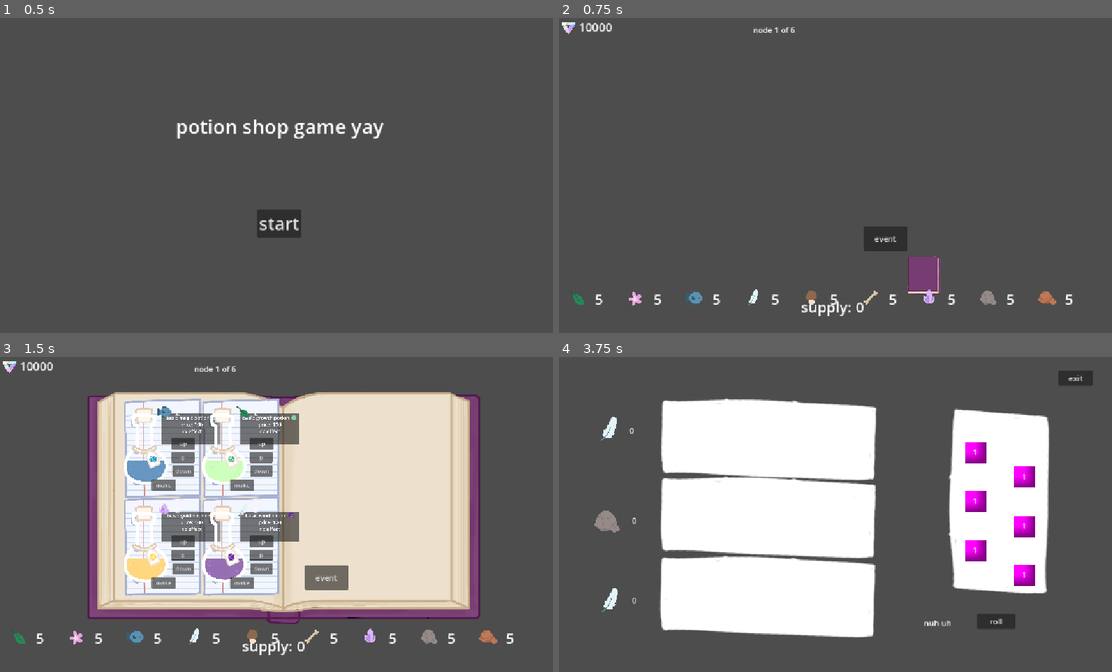
Above: before the commit, frames 1-4 (two rows, left to right).
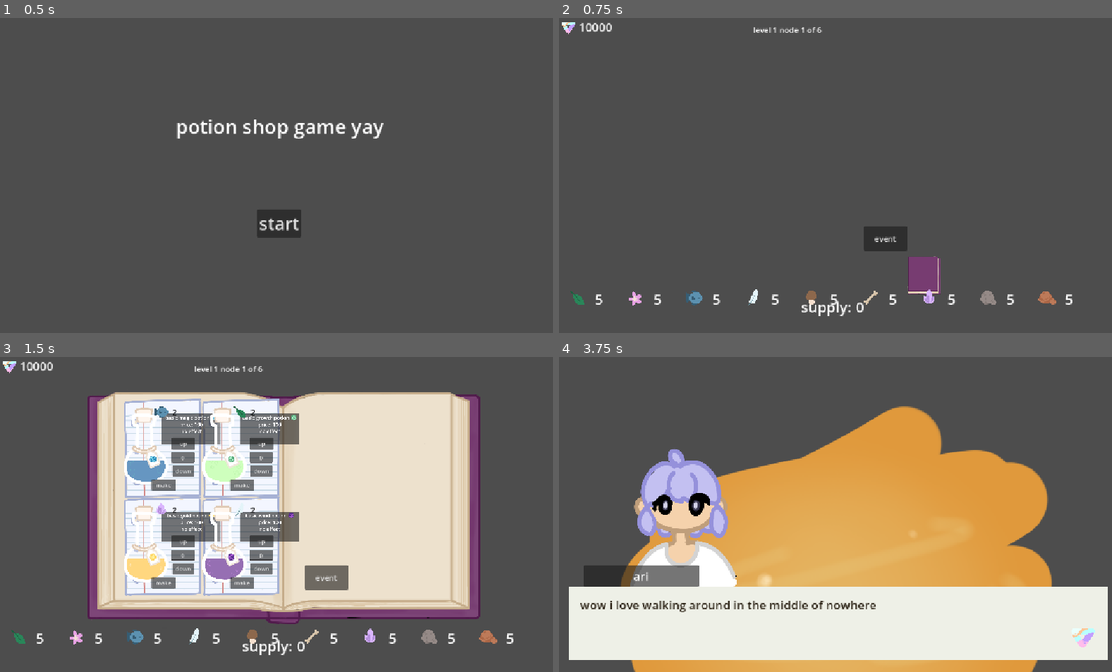
Above: after the commit, the same moments.

Repository: clairewsu/game
Game: Godot game, scene res://scenes/home.tscn
Two runs of this game, one before a commit and one after it. Both use one fixed random seed, a clock stepped at 60 frames per second and the inputs below. Before the commit the project starts from res://resources/encounters/home.tscn. The engine's default icon, where the game draws it, is replaced by a stand-in: a white triangle on a blue panel in a dark square.
Inputs (mouse positions are in pixels of both pictures, inside the frame that each line leads up to):
- Up to frame 1 (0.5 s): no input
- Up to frame 2 (0.75 s): click "start" at 0.5 s
- Up to frame 3 (1.5 s): click (364, 612) at 1.25 s
- Up to frame 4 (3.75 s): click "event" at 2 s; click (641, 514) at 2.75 s, where only the run after the commit has a clickable "encounter"; tap Enter (enter) at 3.5 s; move the mouse to (962, 498) at 3.52 s; hold Left (l) from 3.53 s (still down)

Frame 1 is identical in both runs. In frame 2, 0.1% of the frame differs, in the area x 35-48%, y 2-5%; in frame 3, 0.3%; in frame 4, 62%, in the area x 1-100%, y 4-100%.

Commit message:
fixed some bugs

Diff:
--- a/resources/encounters/home.tscn
+++ b/scenes/home.tscn
@@ -1,6 +1,6 @@
 [gd_scene format=3 uid="uid://coeroqjb8wdpc"]
 
-[ext_resource type="Script" uid="uid://ba7hat777uqwd" path="res://home.gd" id="1_t4cf2"]
+[ext_resource type="Script" uid="uid://ba7hat777uqwd" path="res://scripts/home.gd" id="1_t4cf2"]
 
 [node name="Node" type="Node" unique_id=573697883]
 script = ExtResource("1_t4cf2")
--- a/scenes/mainui.tscn
+++ b/scenes/mainui.tscn
@@ -5,7 +5,7 @@
 [ext_resource type="Texture2D" uid="uid://dcstsr0glp3nq" path="res://art/recipebook_closed.PNG" id="2_payeh"]
 
 [node name="mainui" type="CanvasLayer" unique_id=2083767084]
-layer = 0
+layer = 2
 script = ExtResource("1_hdcb6")
 label_scene = ExtResource("2_k2m04")
 
@@ -57,4 +57,38 @@
 offset_bottom = 40.0
 text = "node 1 of 6"
 
+[node name="endscreen" type="Panel" parent="." unique_id=1956586767]
+visible = false
+anchors_preset = 8
+anchor_left = 0.5
+anchor_top = 0.5
+anchor_right = 0.5
+anchor_bottom = 0.5
+offset_left = -325.0
+offset_top = -187.0
+offset_right = 331.0
+offset_bottom = 201.0
+grow_horizontal = 2
+grow_vertical = 2
+
+[node name="text" type="Label" parent="endscreen" unique_id=1506125624]
+layout_mode = 0
+offset_top = 54.0
+offset_right = 652.0
+offset_bottom = 141.0
+size_flags_horizontal = 3
+size_flags_vertical = 3
+theme_override_font_sizes/font_size = 36
+text = "the end
+you reached level 1"
+horizontal_alignment = 1
+
+[node name="exit" type="Button" parent="endscreen" unique_id=1552276772]
+layout_mode = 0
+offset_left = 253.0
+offset_top = 258.0
+offset_right = 402.0
+offset_bottom = 337.0
+text = "exit"
+
 [connection signal="pressed" from="recipebookbutton" to="." method="_on_recipebook_pressed"]
--- a/scenes/make_menu.tscn
+++ b/scenes/make_menu.tscn
@@ -67,10 +67,11 @@
 [node name="ingredientcost" type="RichTextLabel" parent="." unique_id=7818490]
 z_index = 1000
 layout_mode = 0
-offset_left = 16.0
+offset_left = -26.0
 offset_top = 9.0
-offset_right = 243.0
+offset_right = 267.0
 offset_bottom = 70.0
+theme_override_colors/default_color = Color(0, 0, 0, 1)
 theme_override_font_sizes/normal_font_size = 24
 bbcode_enabled = true
 scroll_active = false
--- a/scripts/bigmain.gd
+++ b/scripts/bigmain.gd
@@ -33,14 +33,9 @@
 	if Global.moneys!=tempmoneys and not popping_up:
 		tempmoneys=Global.moneys
 		money_changed()
-	if node==6:
-		$ui/event.visible=false
-		$ui/open.visible=true
-	else:
-		$ui/event.visible=true
-		$ui/open.visible=false
 
 func _on_open():
+	hide_menu()
 	var open=open_scene.instantiate()
 	add_child(open)
 	$ui.hide()
@@ -49,6 +44,7 @@
 	open.tree_exited.connect(_on_close)
 
 func _on_gather():
+	hide_menu()
 	var gather=gather_scene.instantiate()
 	add_child(gather)
 	$ui.hide()
@@ -57,6 +53,7 @@
 	gather.tree_exited.connect(_on_close)
 
 func _on_ingredientshop():
+	hide_menu()
 	var ingredientshop=shop_ingredient_scene.instantiate()
 	add_child(ingredientshop)
 	$ui.hide()
@@ -65,6 +62,7 @@
 	ingredientshop.tree_exited.connect(_on_close)
 
 func _on_potionshop():
+	hide_menu()
 	var potionshop=shop_potion_scene.instantiate()
 	add_child(potionshop)
 	$ui.hide()
@@ -73,6 +71,7 @@
 	potionshop.tree_exited.connect(_on_close)
 
 func _on_recipeshop():
+	hide_menu()
 	var recipeshop=shop_recipe_scene.instantiate()
 	add_child(recipeshop)
 	$ui.hide()
@@ -81,6 +80,7 @@
 	recipeshop.tree_exited.connect(_on_close)
 
 func _on_encounter():
+	hide_menu()
 	var encounter=encounter_scene.instantiate()
 	var encounters=[]
 	for file in DirAccess.get_files_at("res://resources/encounters/"):
@@ -96,7 +96,6 @@
 func show_menu():
 	var x=1
 	$recipebook.show()
-	$ui/open.hide()
 	for name in DeckManager.book:
 		var object=object_scene.instantiate()
 		var menu=menu_scene.instantiate()
@@ -124,6 +123,12 @@
 		hiderecipes.connect(menu.queue_free)
 	x=1
 
+func hide_menu():
+	$recipebook.hide()
+	hiderecipes.emit()
+	$ui/recipebookbutton.show()
+	slot_occupied=[false,false,false,false,false,false,false,false]
+
 func addtodeck(object,name,amount):
 	for i in range(amount):
 		DeckManager.addtodeck(name)
@@ -139,12 +144,8 @@
 	return -1
 
 func _input(event):
-	if event.is_action("move") and not $recipebook.get_global_rect().has_point(event.position):
-		$recipebook.hide()
-		hiderecipes.emit()
-		$ui/recipebookbutton.show()
-		$ui/open.show()
-		slot_occupied=[false,false,false,false,false,false,false,false]
+	if event.is_action("move") and $recipebook.visible==true and not $recipebook.get_global_rect().has_point(event.position):
+		hide_menu()
 
 func tempadd(tempobj):
 	tempingredients.clear()
@@ -188,8 +189,15 @@
 	visible=true
 	if node==6:
 		node=1
+		Global.level+=1
 	else:
 		node+=1
+	if node==6:
+		$ui/event.hide()
+		$ui/open.show()
+	else:
+		$ui/event.show()
+		$ui/open.hide()
 	$ui.show()
 	$ui.show_inv()
 	$moneycount.show()
@@ -199,7 +207,8 @@
 	update_moneys_popup()
 
 func _on_event():
-	var options=["gather","encounter","potionshop","ingredientshop","recipeshop"]
+	$ui/event.hide()
+	var options=["gather","gather","gather","encounter","encounter","encounter","potionshop","ingredientshop","recipeshop"]
 	for i in range(3):
 		var event=event_scene.instantiate()
 		event.position=Vector2(300*i,45)
@@ -219,3 +228,9 @@
 			"recipeshop":
 				event.get_node("Button").pressed.connect(_on_recipeshop)
 		add_child(event)
+
+func endscreen():
+	print("work")
+	$ui/endscreen.show()
+	$ui/endscreen/text.text="the end\nyou reached level "+str(Global.level)
+	$ui/endscreen/exit.pressed.connect(self.queue_free)
--- a/scripts/main.gd
+++ b/scripts/main.gd
@@ -91,6 +91,7 @@
 	object.position=slots[slot]
 	object.defaultpos=object.position
 	add_child(object)
+	end.connect(func(): if not object.sold: DeckManager.addtodeck(object.data.name))
 	end.connect(object.queue_free)
 	object.select.connect(_on_select)
 	select1.connect(object._on_select)
@@ -98,7 +99,7 @@
 
 func respawn_guys():
 	respawning_guys=true
-	if DeckManager.deck.size()==0:
+	if DeckManager.deck.size()==0 and not slot_occupied.has(true):
 		end.emit()
 		dismiss_end.emit()
 		return
--- a/scripts/mainui.gd
+++ b/scripts/mainui.gd
@@ -9,7 +9,7 @@
 # Called every frame. 'delta' is the elapsed time since the previous frame.
 func _process(delta: float) -> void:
 	$supplycount.text="supply: "+str(DeckManager.deck.size())
-	$nodecount.text="node "+str(get_parent().node)+" of 6"
+	$nodecount.text="level "+str(Global.level)+" node "+str(get_parent().node)+" of 6"
 
 func _on_recipebook_pressed() -> void:
 	$recipebookbutton.hide()
--- a/scripts/ui_or_smth.gd
+++ b/scripts/ui_or_smth.gd
@@ -153,4 +153,4 @@
 
 
 func _on_losebutton_pressed() -> void:
-	get_parent().get_parent().queue_free()
+	get_parent().get_parent().endscreen()
Renamed: home.gd -> scripts/home.gd
Renamed: home.gd.uid -> scripts/home.gd.uid
